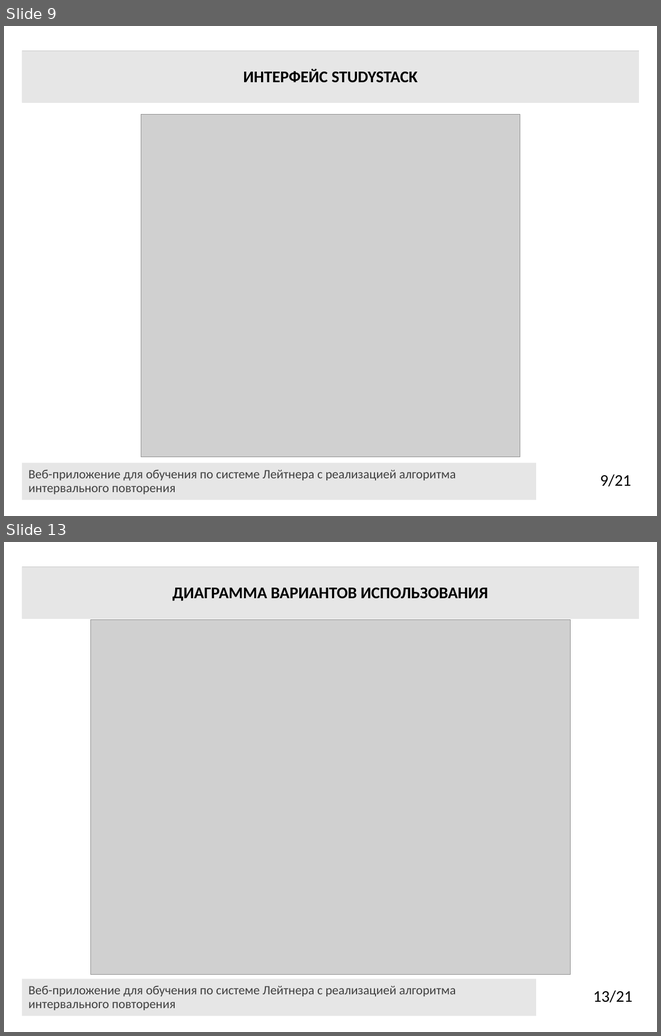
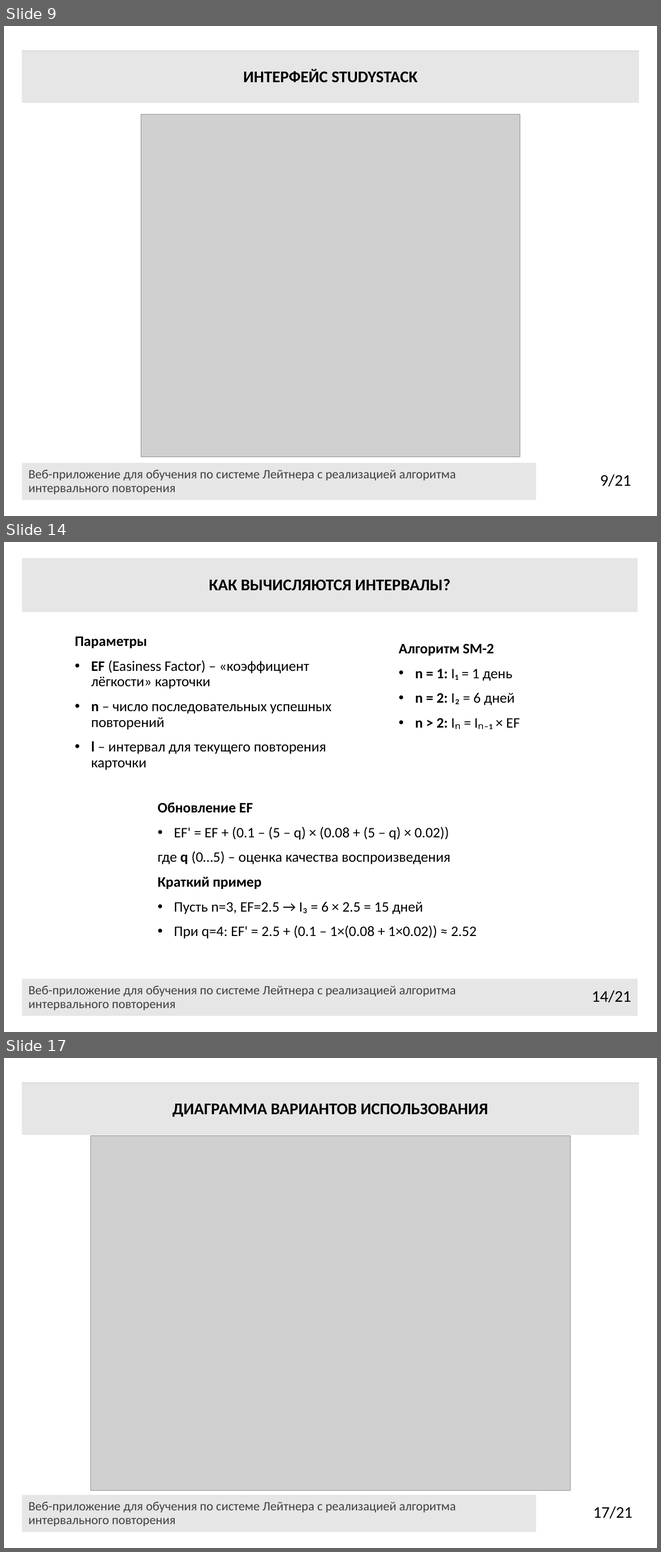
Before and after one commit to darik-cell/diplom, a slide deck: Презентация_Алёнушка_6401 — копия.pptx. Shown one above the other, each under a label of ours: slides 9 and 13 before the commit, slides 9, 14 and 17 after it; the slides between them are not shown. The pictures are 661x1036 and 661x1552 pixels, drawn with LibreOffice and Linux fonts; fonts in the diff are those of the drawing; grey boxes stand for pictures. Boxes give left, top, right and bottom in pixels: in the first picture for what was removed or moved away, otherwise in the second. Text is boxed around its words. In the diff, an @@ line names an element or a change of style, - is before the commit and + after.

```diff
--- a/Презентация_Алёнушка_6401 — копия.pptx
+++ b/Презентация_Алёнушка_6401 — копия.pptx
@@ slide 14 added at [4, 542, 657, 1032], background #FFFFFF @@
@@ title added at [22, 558, 638, 612], fill #E6E6E6, 18 pt, text #000000, bold @@
+КАК ВЫЧИСЛЯЮТСЯ ИНТЕРВАЛЫ?
@@ text added at [75, 636, 332, 770], 16 pt, text #000000 @@
+Параметры
+• EF (Easiness Factor) – «коэффициент лёгкости» карточки
+• n – число последовательных успешных повторений
+• l – интервал для текущего повторения карточки
@@ text added at [399, 644, 520, 729], 16 pt, text #000000 @@
+Алгоритм SM-2
+• n = 1: I₁ = 1 день
+• n = 2: I₂ = 6 дней
+• n > 2: Iₙ = Iₙ₋₁ × EF
@@ text added at [158, 802, 476, 938], 16 pt, text #000000 @@
+Обновление EF
+• EF' = EF + (0.1 – (5 – q) × (0.08 + (5 – q) × 0.02))
+где q (0…5) – оценка качества воспроизведения
+Краткий пример
+• Пусть n=3, EF=2.5 → I₃ = 6 × 2.5 = 15 дней
+• При q=4: EF' = 2.5 + (0.1 – 1×(0.08 + 1×0.02)) ≈ 2.52
@@ rectangle added at [22, 978, 638, 1015], fill #E6E6E6, 14 pt, text #404040 @@
+Веб-приложение для обучения по системе Лейтнера с реализацией алгоритма
+интервального повторения
@@ page number added at [592, 990, 631, 1003], 18 pt, text #000000 @@
+14/21
@@ what was slide 13 is now slide 17 @@
@@ page number at [593, 1506, 633, 1519]: text changed @@
-13/21
+17/21
```
Also in this commit, not shown: 6 slides changed, 3 other slides added, 5 other files.
